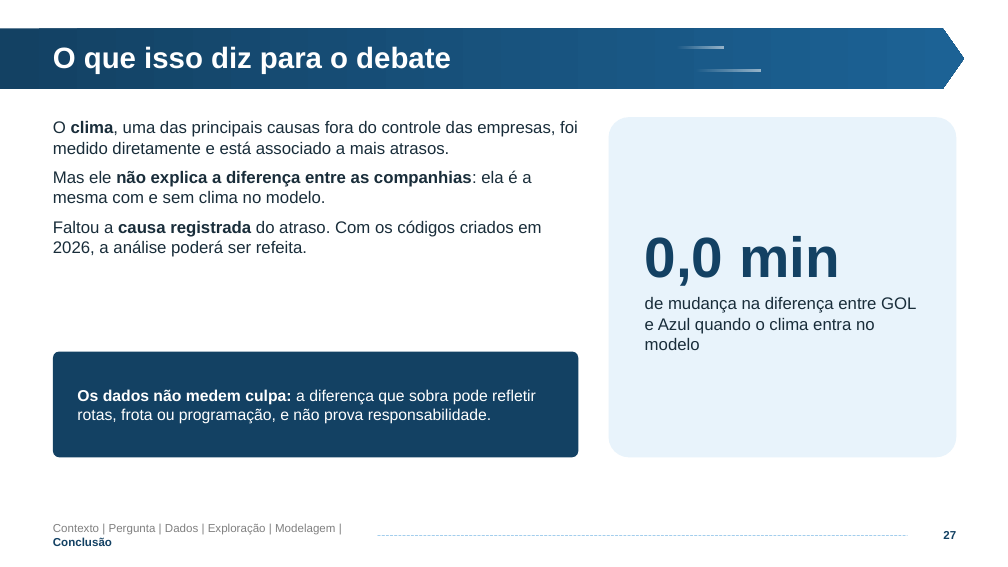
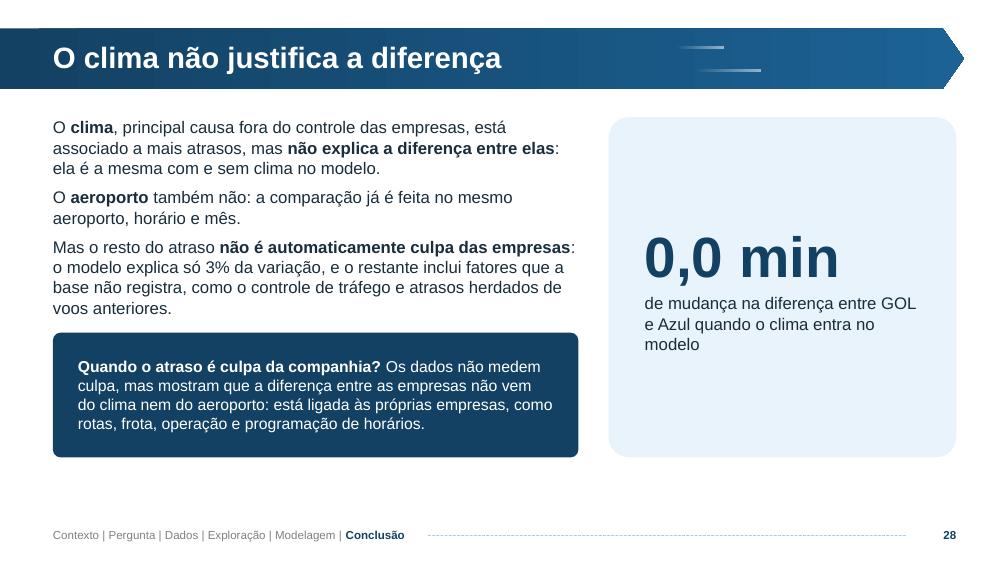
Before and after one commit to Matex0406/Projeto_2_CB, a slide deck: slide 28 of Projeto 2 - CB.pptx (slide 27 before the commit). Drawn at 1008x567 pixels with LibreOffice and Linux fonts; fonts in the diff are those of the drawing; background and template pictures are left out. Boxes give left, top, right and bottom in pixels: in the first picture for what was removed or moved away, otherwise in the second. Text is boxed around its words. In the diff, an @@ line names an element or a change of style, - is before the commit and + after.

```diff
--- a/Projeto 2 - CB.pptx
+++ b/Projeto 2 - CB.pptx
@@ title at [53,46,502,74]: text changed @@
-O que isso diz para o debate
+O clima não justifica a diferença
@@ text at [53,120,575,314]: text changed @@
-O clima, uma das principais causas fora do controle das empresas, foi medido diretamente e está associado a mais atrasos.
-Mas ele não explica a diferença entre as companhias: ela é a mesma com e sem clima no modelo.
-Faltou a causa registrada do atraso. Com os códigos criados em 2026, a análise poderá ser refeita.
+O clima, principal causa fora do controle das empresas, está associado a mais atrasos, mas não explica a diferença entre elas: ela é a mesma com e sem clima no modelo.
+O aeroporto também não: a comparação já é feita no mesmo aeroporto, horário e mês.
+Mas o resto do atraso não é automaticamente culpa das empresas: o modelo explica só 3% da variação, e o restante inclui fatores que a base não registra, como o controle de tráfego e atrasos herdados de voos anteriores.
@@ rounded rectangle "Quando o atraso é culpa ...": place and size @@
-rounded rectangle "Quando o atraso é culpa ..." at [53,352,578,457]
+rounded rectangle "Quando o atraso é culpa ..." at [53,333,578,457]
@@ text in rounded rectangle at [78,360,552,433]: text changed @@
-Os dados não medem culpa: a diferença que sobra pode refletir rotas, frota ou programação, e não prova responsabilidade.
+Quando o atraso é culpa da companhia? Os dados não medem culpa, mas mostram que a diferença entre as empresas não vem do clima nem do aeroporto: está ligada às próprias empresas, como rotas, frota, operação e programação de horários.
@@ text "Contexto | Pergunta | Dados ..." rewrapped from [53,523,335,546] to [53,530,405,542] @@
@@ line moved from (378, 535) - (907, 535) to (429, 535) - (907, 535) @@
@@ page number at [943,531,956,539]: text changed @@
-27
+28
```
Also in this commit, not shown: 30 other slides changed, 2 other files.
